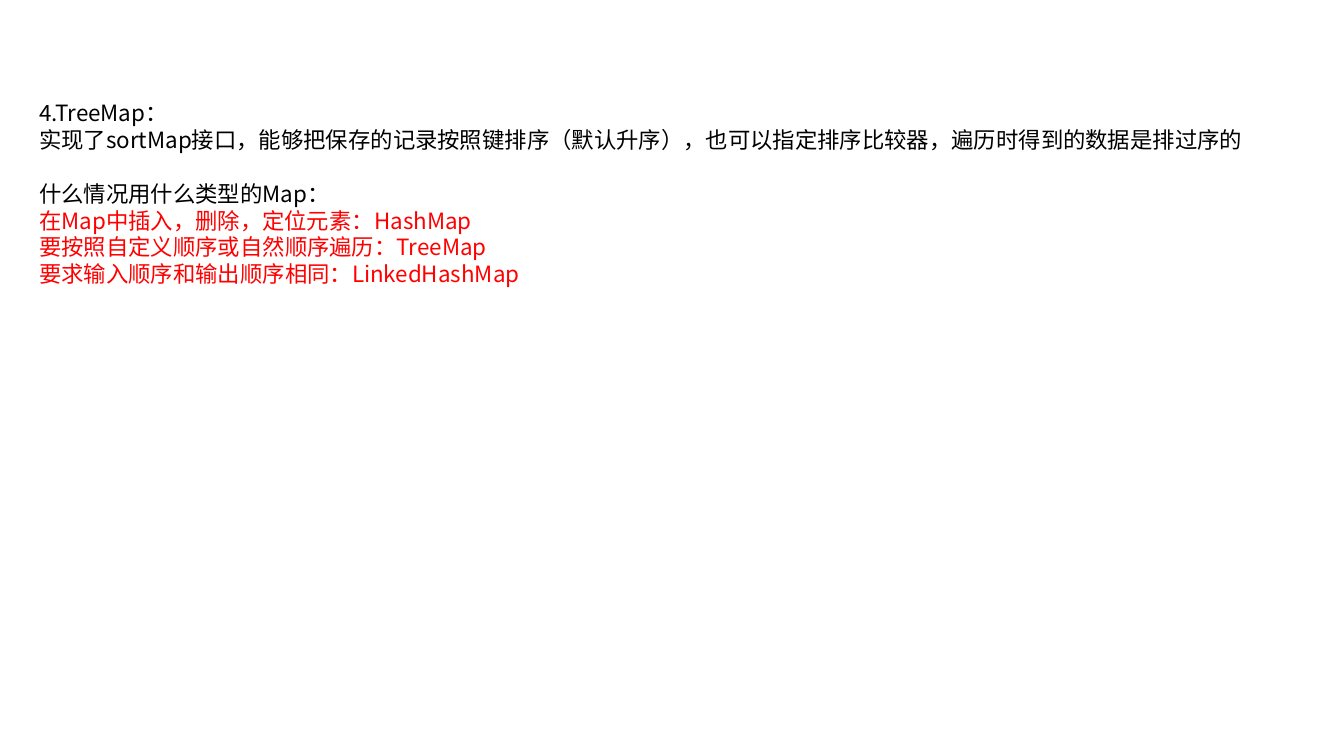
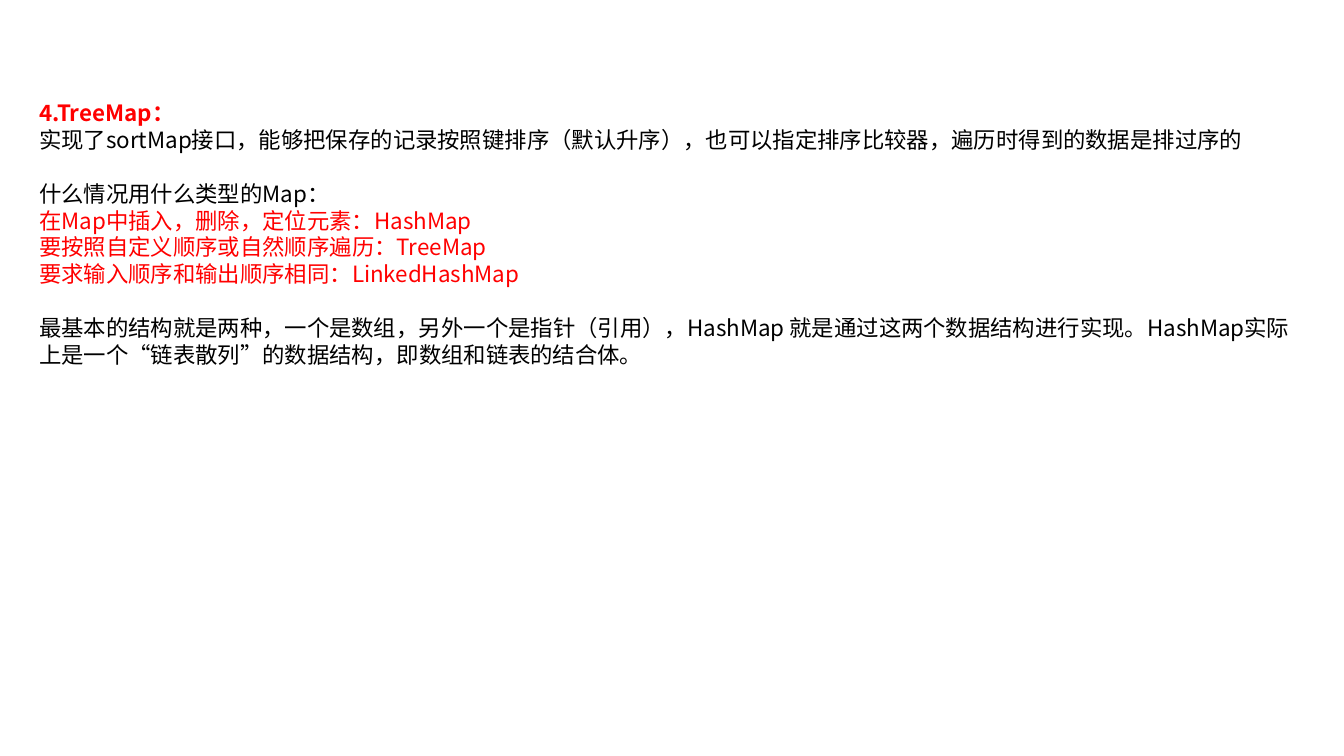
Before and after one commit to linkknown/PPT, a slide deck: slide 27 of 基础PPT/第7章：Java集合操作.pptx. Drawn at 1344x756 pixels with LibreOffice and Linux fonts; fonts in the diff are those of the drawing; background and template pictures are left out. Boxes give left, top, right and bottom in pixels: in the first picture for what was removed or moved away, otherwise in the second. Text is boxed around its words. In the diff, an @@ line names an element or a change of style, - is before the commit and + after.

```diff
--- a/基础PPT/第7章：Java集合操作.pptx
+++ b/基础PPT/第7章：Java集合操作.pptx
@@ text at (39,104,174,126): text colour #000000 to #FF0000, bold on in "4.TreeMap：" @@
@@ text at (39,317,1290,366): paragraph added @@
+最基本的结构就是两种，一个是数组，另外一个是指针（引用），HashMap 就是通过这两个数据结构进行实现。HashMap实际上是一个“链表散列”的数据结构，即数组和链表的结合体。
```
Also in this commit, not shown: 13 other slides changed, 2 slides added, 2 slides removed, 1 other file.
